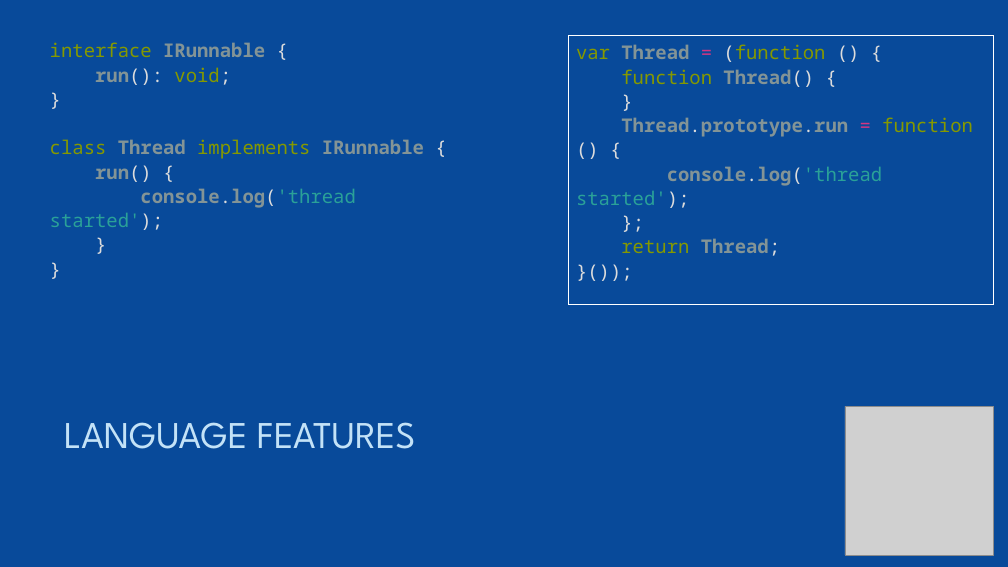
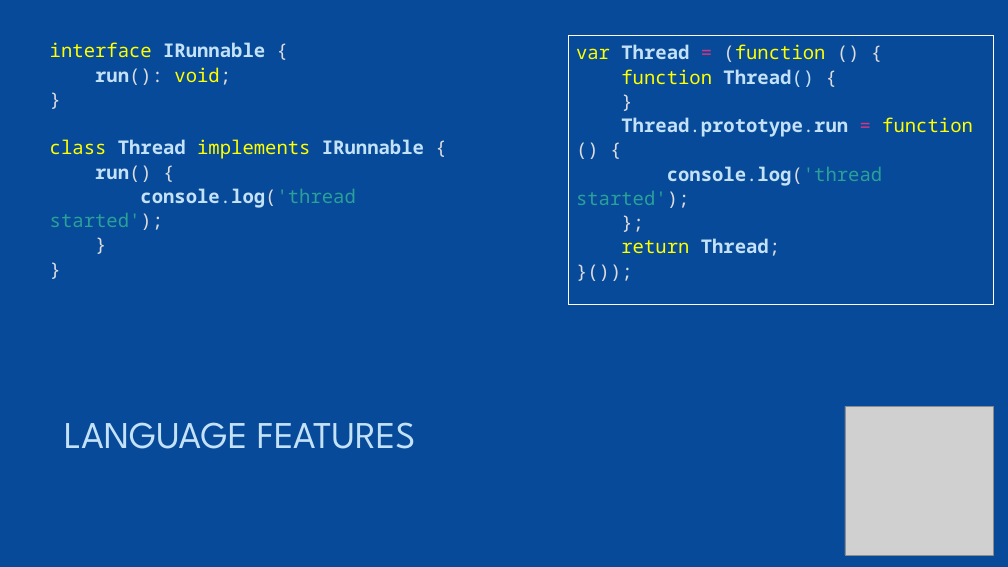
Before and after one commit to chan4lk/k-talk, a slide deck: slide 15 of Deck/typescript_ktalk.pptx (slide 14 before the commit). Drawn at 1008x567 pixels with LibreOffice and Linux fonts; fonts in the diff are those of the drawing; grey boxes stand for pictures. Boxes give left, top, right and bottom in pixels: in the first picture for what was removed or moved away, otherwise in the second. Text is boxed around its words. In the diff, an @@ line names an element or a change of style, - is before the commit and + after.

```diff
--- a/Deck/typescript_ktalk.pptx
+++ b/Deck/typescript_ktalk.pptx
@@ text at [50,42,424,230]: text colour #859900 to #FFFF00 in "interface", "void;", "class implements"; text colour #839496 to #C3E2F7 in "IRunnable", "run():", "Thread IRunnable", "run()" and 1 more places; text colour #DCDCDC to #C3E2F7 in "console.log('thread" @@
@@ text in rectangle at [576,44,973,256]: text colour #859900 to #FFFF00 in "var (function", "function", "function", "return"; text colour #839496 to #C3E2F7 in "Thread", "Thread()", "Thread.prototype.run", "console.log('thread" and 1 more places; text colour #DCDCDC to #C3E2F7 in "Thread()", "Thread.prototype.run", "console.log('thread" @@
```
Also in this commit, not shown: 5 other slides changed, 1 slide added.
